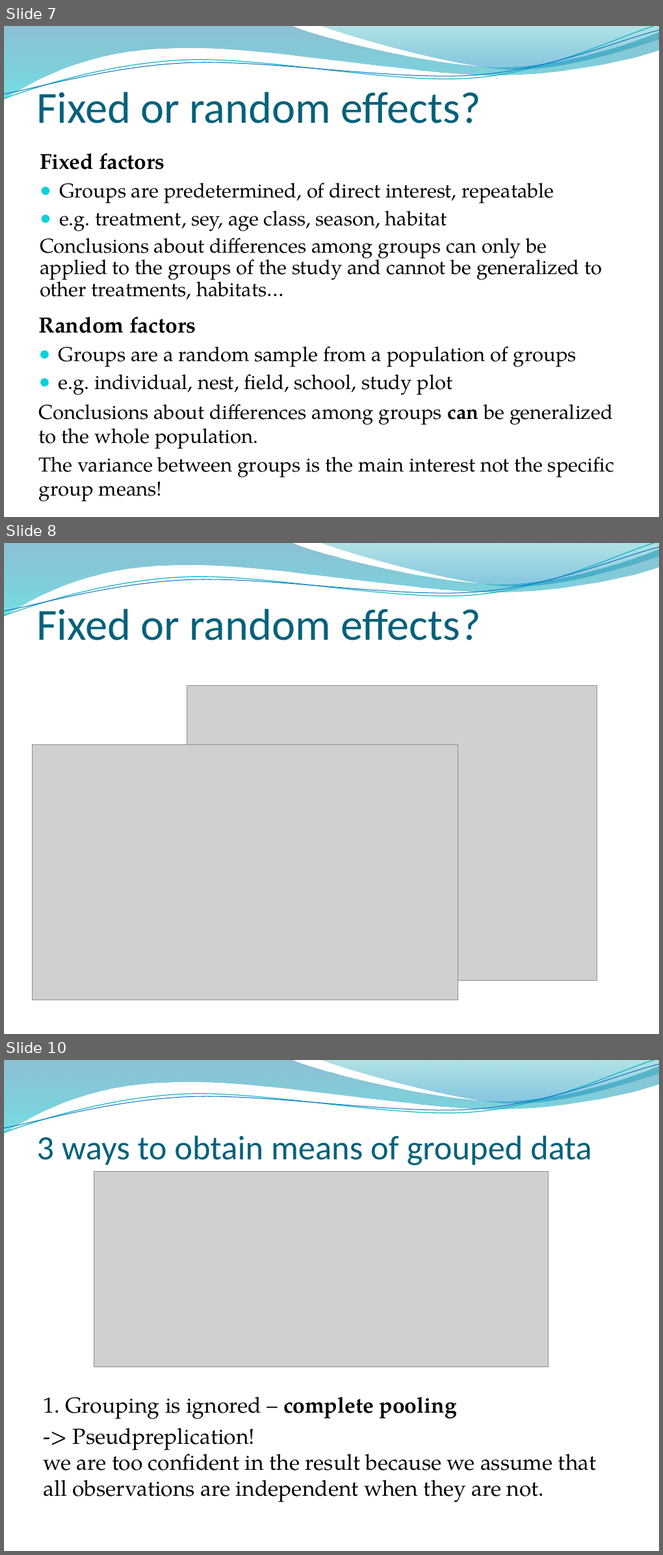
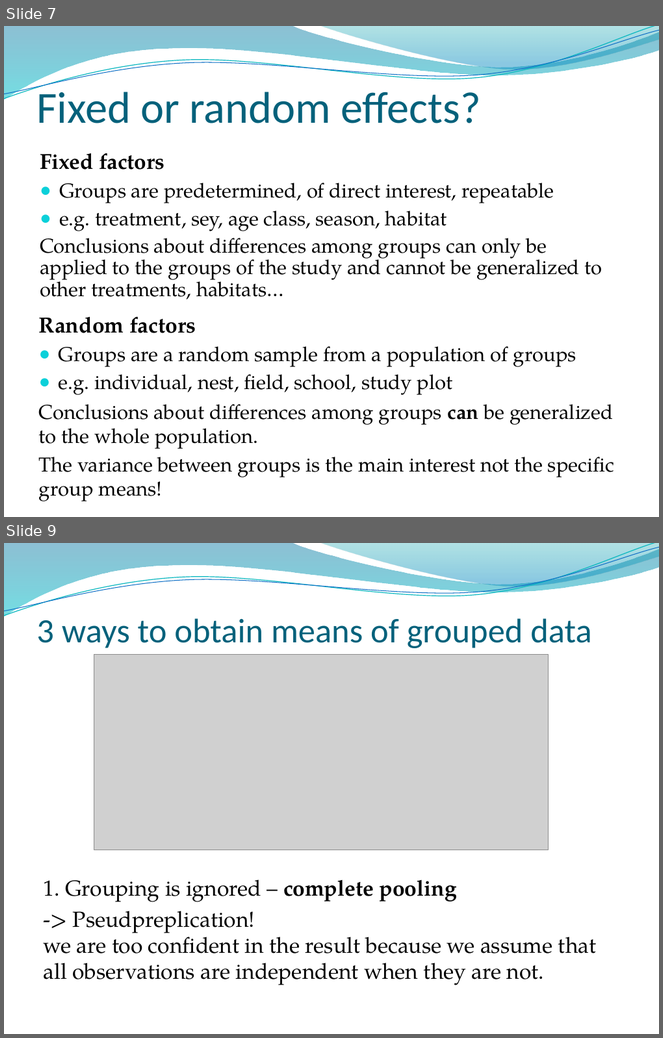
Before and after one commit to ricschuster/R_Workshop_Vienna_2018_02, a slide deck: ppts/Topic 7 Linear mixed-effects models (random effects).pptx. Shown one above the other, each under a label of ours: slides 7, 8 and 10 before the commit, slides 7 and 9 after it; the slides between them are not shown. The pictures are 663x1555 and 663x1038 pixels, drawn with LibreOffice and Linux fonts; fonts in the diff are those of the drawing; grey boxes stand for pictures; background and template pictures are left out. Boxes give left, top, right and bottom in pixels: in the first picture for what was removed or moved away, otherwise in the second. Text is boxed around its words. In the diff, an @@ line names an element or a change of style, - is before the commit and + after.

```diff
--- a/ppts/Topic 7 Linear mixed-effects models (random effects).pptx
+++ b/ppts/Topic 7 Linear mixed-effects models (random effects).pptx
@@ slide 8 removed at [4,543,659,1034], background picture (left out); not listed: 4 template elements that a slide beside it also shows @@
@@ text removed at [36,603,480,641] @@
-Fixed or random effects?
@@ picture removed at [187,686,597,981] @@
@@ picture removed at [32,745,458,1001] @@
@@ what was slide 10 is now slide 9 @@
```
Also in this commit, not shown: 5 slides changed, 3 slides added, 2 other slides removed, 1 other file.
